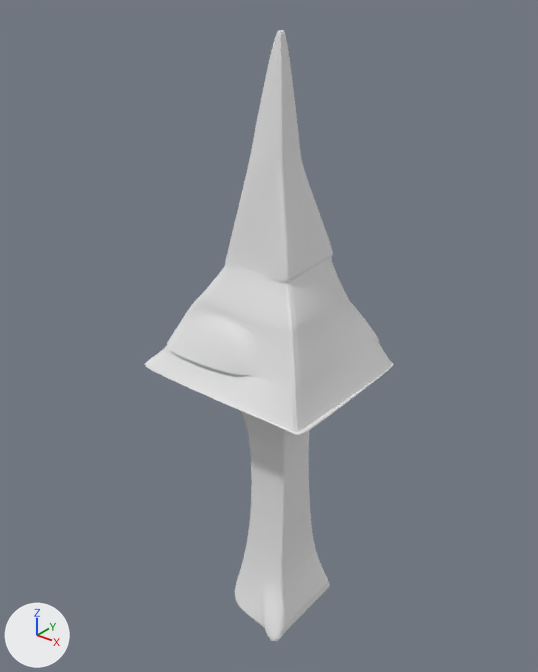
Two versions of the Blender file tree4.blend, one commit apart.
The view is the same before and after, from a camera (50 mm lens) standing at (12.61, -16.55, 16.12) and looking at (-0.86, 0.29, 5.68). Lighting does not change. The marker at lower left points along +X, +Y and +Z.
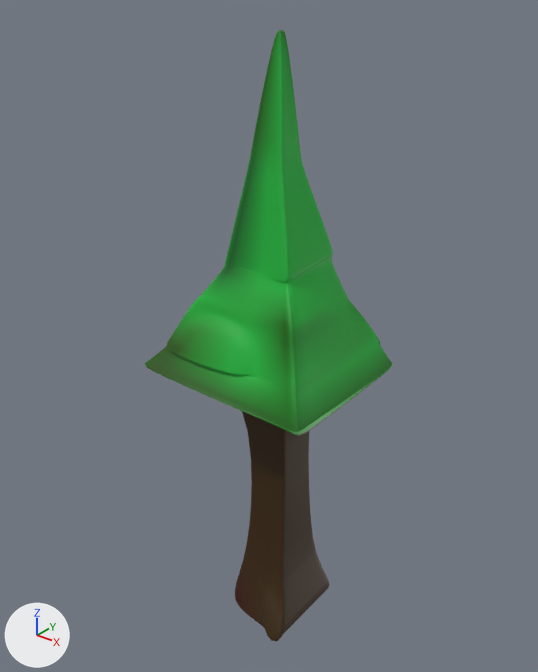
The newer file is also turned or shifted as a whole; pictures and numbers use the older file's frame.

What differs and where, as boxes [x1, y1, x2, y2] in the pictures (538 x 672 px):
'Cube', recoloured (white to green)
    both: [145, 30, 393, 641]

Patch to the scene script:
```diff
--- a/tree4.blend.py
+++ b/tree4.blend.py
@@ mat_material @@
 n1 = _N.new('ShaderNodeBsdfPrincipled'); n1.name = 'Principled BSDF'
+n2 = _N.new('ShaderNodeVertexColor'); n2.name = 'Color Attribute'
 _L.new(n1.outputs[0], n0.inputs[0])  # 'BSDF' to 'Surface'
+_L.new(n2.outputs[0], n1.inputs[0])  # 'Color' to 'Base Color'
```
